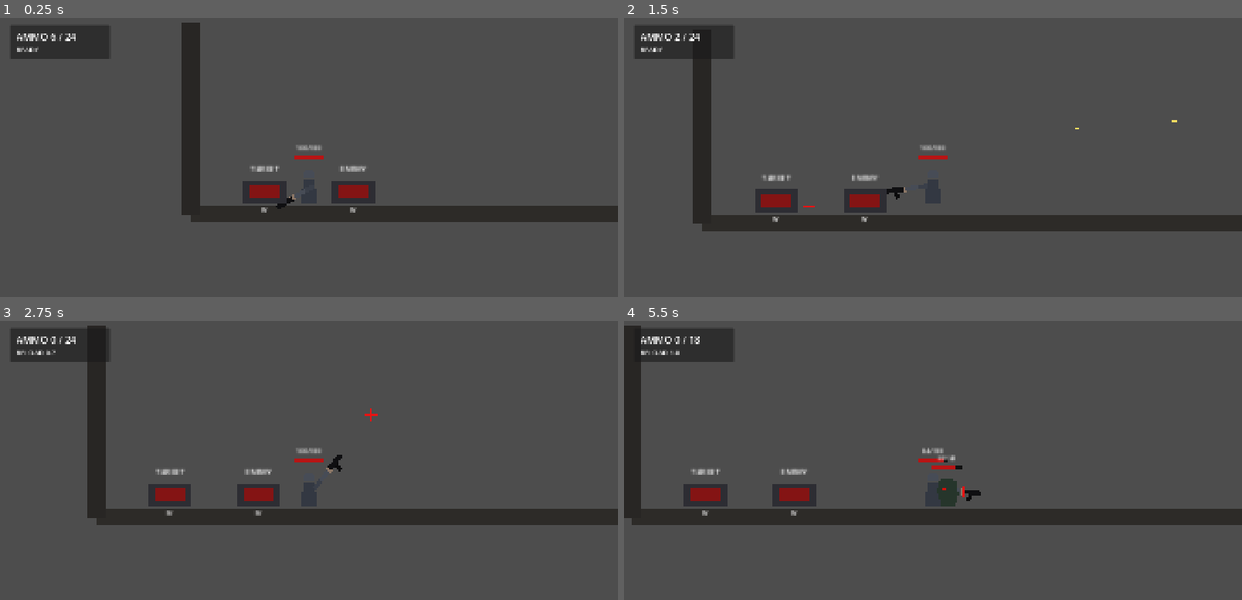
Above: before the commit, frames 1-4 (two rows, left to right).
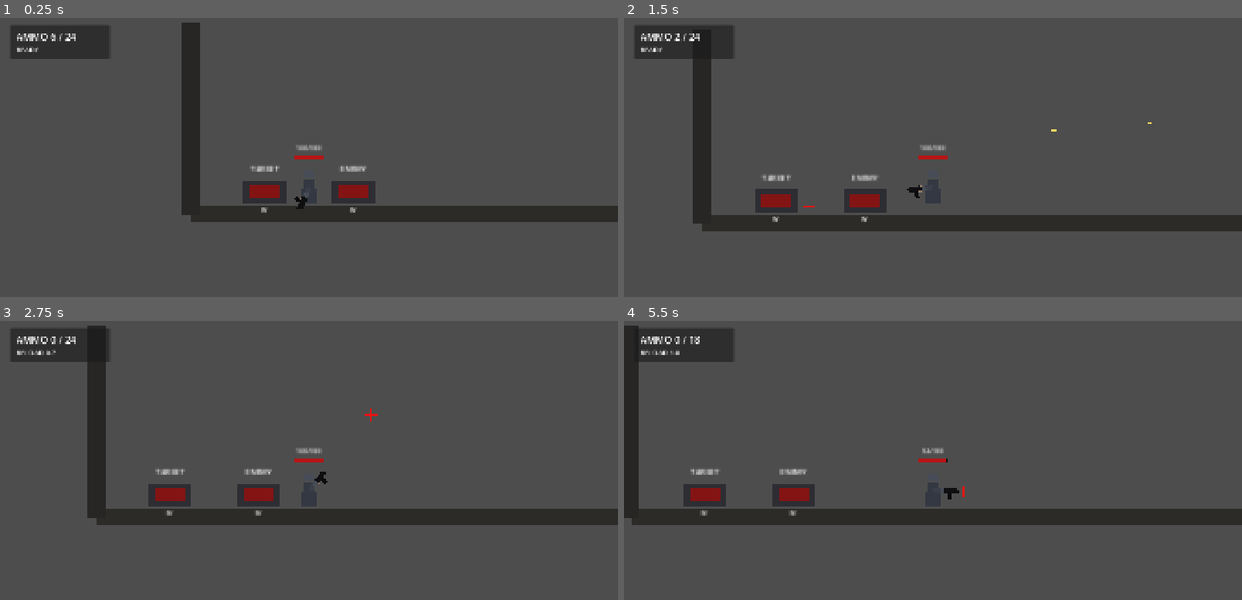
Above: after the commit, the same moments.

Repository: YuiTatsuki1011/projekt-black
Game: Godot game, scene res://scenes/levels/test_level.tscn
Same seed, same stepped clock (60 frames per second), same inputs: the game is played once before the commit and once after it.
Inputs (mouse positions are in pixels of both pictures, inside the frame that each line leads up to):
- Up to frame 1 (0.25 s): no input
- Up to frame 2 (1.5 s): tap Enter at 0.5 s; move the mouse to (1068, 171) at 0.52 s; press the mouse at (1068, 171) at 0.53 s; hold D (move_right) from 0.53 s (still down); tap Space (jump) at 0.77 s; move the mouse to (809, 204) at 1.27 s; release the mouse at (809, 204) at 1.28 s; tap S (crouch) at 1.35 s
- Up to frame 3 (2.75 s): tap Space (jump) at 1.52 s; click (185, 507) at 1.55 s; move the mouse to (370, 415) at 2.02 s; release D (move_right) at 2.03 s; press the mouse at (370, 415) at 2.03 s; hold A (move_left) from 2.03 s (still down)
- Up to frame 4 (5.5 s): move the mouse to (902, 560) at 2.77 s; release A (move_left) at 2.78 s; release the mouse at (902, 560) at 2.78 s; hold D (move_right) 2.78-4.28 s; tap W (interact) at 2.85 s; tap Space (jump) at 3.02, 3.77, 4.25, 4.52 s; click (902, 560) at 3.05 s; move the mouse to (1118, 544) at 3.52 s; press the mouse at (1118, 544) at 3.53 s; move the mouse to (747, 440) at 4.27 s; release the mouse at (747, 440) at 4.28 s; hold A (move_left) 4.28-5.03 s; tap S (crouch) at 4.35 s; click (747, 440) at 4.55 s; move the mouse to (963, 491) at 5.02 s; press the mouse at (963, 491) at 5.03 s; hold D (move_right) from 5.03 s (still down)

The runs differ from the first frame. In frame 1, 0.1% of the frame differs, in the area x 44-50%, y 63-69%; in frame 2, 0.2%; in frame 3, 0.1%; in frame 4, 0.8%, in the area x 2-58%, y 1-70%.

Commit message:
Shorten player arm rig

Diff:
--- a/scenes/player/player.tscn
+++ b/scenes/player/player.tscn
@@ -65,7 +65,7 @@
 polygon = PackedVector2Array(-8, 0, -2, 0, -2, 18, -8, 18, 2, 0, 8, 0, 8, 18, 2, 18)
 
 [node name="ArmRig" type="Node2D" parent="."]
-position = Vector2(7, -26)
+position = Vector2(1, -24)
 
 [node name="Skeleton2D" type="Skeleton2D" parent="ArmRig"]
 
@@ -75,20 +75,20 @@
 
 [node name="UpperArmVisual" type="Polygon2D" parent="ArmRig/Skeleton2D/UpperArmBone"]
 color = Color(0.23, 0.25, 0.29, 1)
-polygon = PackedVector2Array(0, -3, 14, -3, 14, 3, 0, 3)
+polygon = PackedVector2Array(0, -3, 8, -3, 8, 3, 0, 3)
 
 [node name="ForearmBone" type="Bone2D" parent="ArmRig/Skeleton2D/UpperArmBone"]
-position = Vector2(14, 0)
-rest = Transform2D(1, 0, 0, 1, 14, 0)
+position = Vector2(8, 0)
+rest = Transform2D(1, 0, 0, 1, 8, 0)
 auto_calculate_length_and_angle = false
 
 [node name="ForearmVisual" type="Polygon2D" parent="ArmRig/Skeleton2D/UpperArmBone/ForearmBone"]
 color = Color(0.28, 0.3, 0.34, 1)
-polygon = PackedVector2Array(0, -3, 16, -3, 16, 3, 0, 3)
+polygon = PackedVector2Array(0, -3, 6, -3, 6, 3, 0, 3)
 
 [node name="HandBone" type="Bone2D" parent="ArmRig/Skeleton2D/UpperArmBone/ForearmBone"]
-position = Vector2(16, 0)
-rest = Transform2D(1, 0, 0, 1, 16, 0)
+position = Vector2(6, 0)
+rest = Transform2D(1, 0, 0, 1, 6, 0)
 auto_calculate_length_and_angle = false
 
 [node name="HandVisual" type="Polygon2D" parent="ArmRig/Skeleton2D/UpperArmBone/ForearmBone/HandBone"]
@@ -97,23 +97,23 @@
 polygon = PackedVector2Array(-2, -4, 5, -4, 5, 4, -2, 4)
 
 [node name="GunRoot" type="Node2D" parent="ArmRig/Skeleton2D/UpperArmBone/ForearmBone/HandBone"]
-position = Vector2(4, 0)
+position = Vector2(1, 0)
 
 [node name="GunBody" type="Polygon2D" parent="ArmRig/Skeleton2D/UpperArmBone/ForearmBone/HandBone/GunRoot"]
 color = Color(0.06, 0.06, 0.07, 1)
-polygon = PackedVector2Array(0, -4, 22, -4, 24, -2, 24, 3, 0, 3)
+polygon = PackedVector2Array(0, -4, 16, -4, 18, -2, 18, 3, 0, 3)
 
 [node name="GunGrip" type="Polygon2D" parent="ArmRig/Skeleton2D/UpperArmBone/ForearmBone/HandBone/GunRoot"]
-position = Vector2(7, 3)
+position = Vector2(5, 3)
 color = Color(0.04, 0.04, 0.045, 1)
-polygon = PackedVector2Array(0, 0, 6, 0, 4, 9, -1, 9)
+polygon = PackedVector2Array(0, 0, 5, 0, 4, 8, -1, 8)
 
 [node name="Muzzle" type="Marker2D" parent="ArmRig/Skeleton2D/UpperArmBone/ForearmBone/HandBone/GunRoot"]
-position = Vector2(26, 0)
+position = Vector2(18, 0)
 
 [node name="TipBone" type="Bone2D" parent="ArmRig/Skeleton2D/UpperArmBone/ForearmBone/HandBone"]
-position = Vector2(30, 0)
-rest = Transform2D(1, 0, 0, 1, 30, 0)
+position = Vector2(18, 0)
+rest = Transform2D(1, 0, 0, 1, 18, 0)
 auto_calculate_length_and_angle = false
 
 [node name="Camera2D" type="Camera2D" parent="."]
--- a/scripts/player/player_controller.gd
+++ b/scripts/player/player_controller.gd
@@ -7,9 +7,12 @@
 signal interact_requested
 signal died
 
+const ENEMY_COLLISION_MASK: int = 8
+
 @export var walk_speed: float = 160.0
 @export var crouch_speed_multiplier: float = 0.45
 @export var jump_velocity: float = -360.0
+@export var bullet_damage: int = 10
 @export var magazine_size: int = 6
 @export var starting_reserve_ammo: int = 24
 @export var reload_time: float = 1.2
@@ -148,7 +151,12 @@
 	if projectile_scene == null:
 		return
 
+	if _try_apply_close_barrel_hit():
+		_consume_round()
+		return
+
 	var projectile: Node = projectile_scene.instantiate()
+	projectile.set("damage", bullet_damage)
 	var projectile_parent: Node = get_tree().current_scene
 	if projectile_parent == null:
 		projectile_parent = get_parent()
@@ -165,11 +173,7 @@
 		if projectile_2d.has_method("launch"):
 			projectile_2d.call("launch", shot_direction)
 
-	current_ammo -= 1
-	_fire_cooldown_remaining = fire_cooldown
-	_recoil = recoil_amount
-	fired.emit(current_ammo)
-	ammo_changed.emit(current_ammo, reserve_ammo)
+	_consume_round()
 
 
 func _start_reload() -> void:
@@ -206,24 +210,59 @@
 
 
 func _update_arm_anchor() -> void:
-	var shoulder_height: float = -26.0
+	var shoulder_height: float = -24.0
 	if _is_crouching:
 		shoulder_height = -16.0
-	arm_rig.position = Vector2(7.0 * float(_facing), shoulder_height)
+	arm_rig.position = Vector2(1.0 * float(_facing), shoulder_height)
 
 
 func _configure_aim_bones() -> void:
 	upper_arm_bone.set_autocalculate_length_and_angle(false)
-	upper_arm_bone.set_length(14.0)
+	upper_arm_bone.set_length(8.0)
 	upper_arm_bone.set_bone_angle(0.0)
 
 	forearm_bone.set_autocalculate_length_and_angle(false)
-	forearm_bone.set_length(16.0)
+	forearm_bone.set_length(6.0)
 	forearm_bone.set_bone_angle(0.0)
 
 	hand_bone.set_autocalculate_length_and_angle(false)
-	hand_bone.set_length(30.0)
+	hand_bone.set_length(18.0)
 	hand_bone.set_bone_angle(0.0)
+
+
+func _consume_round() -> void:
+	current_ammo -= 1
+	_fire_cooldown_remaining = fire_cooldown
+	_recoil = recoil_amount
+	fired.emit(current_ammo)
+	ammo_changed.emit(current_ammo, reserve_ammo)
+
+
+func _try_apply_close_barrel_hit() -> bool:
+	var space_state: PhysicsDirectSpaceState2D = get_world_2d().direct_space_state
+	var query := PhysicsRayQueryParameters2D.create(
+		arm_rig.global_position,
+		muzzle.global_position,
+		ENEMY_COLLISION_MASK
+	)
+	query.exclude = [get_rid()]
+	query.collide_with_bodies = true
+	query.collide_with_areas = false
+
+	var result: Dictionary = space_state.intersect_ray(query)
+	if result.is_empty():
+		return false
+
+	var collider := result.get("collider") as Node
+	if collider == null:
+		return false
+
+	var health_node := collider.get_node_or_null("Health")
+	if health_node == null:
+		return false
+
+	health_node.apply_damage(bullet_damage)
+	return true
 
 
 func _interact_with_nearest() -> void:
Not shown, changed: docs/HANDOFF.md
